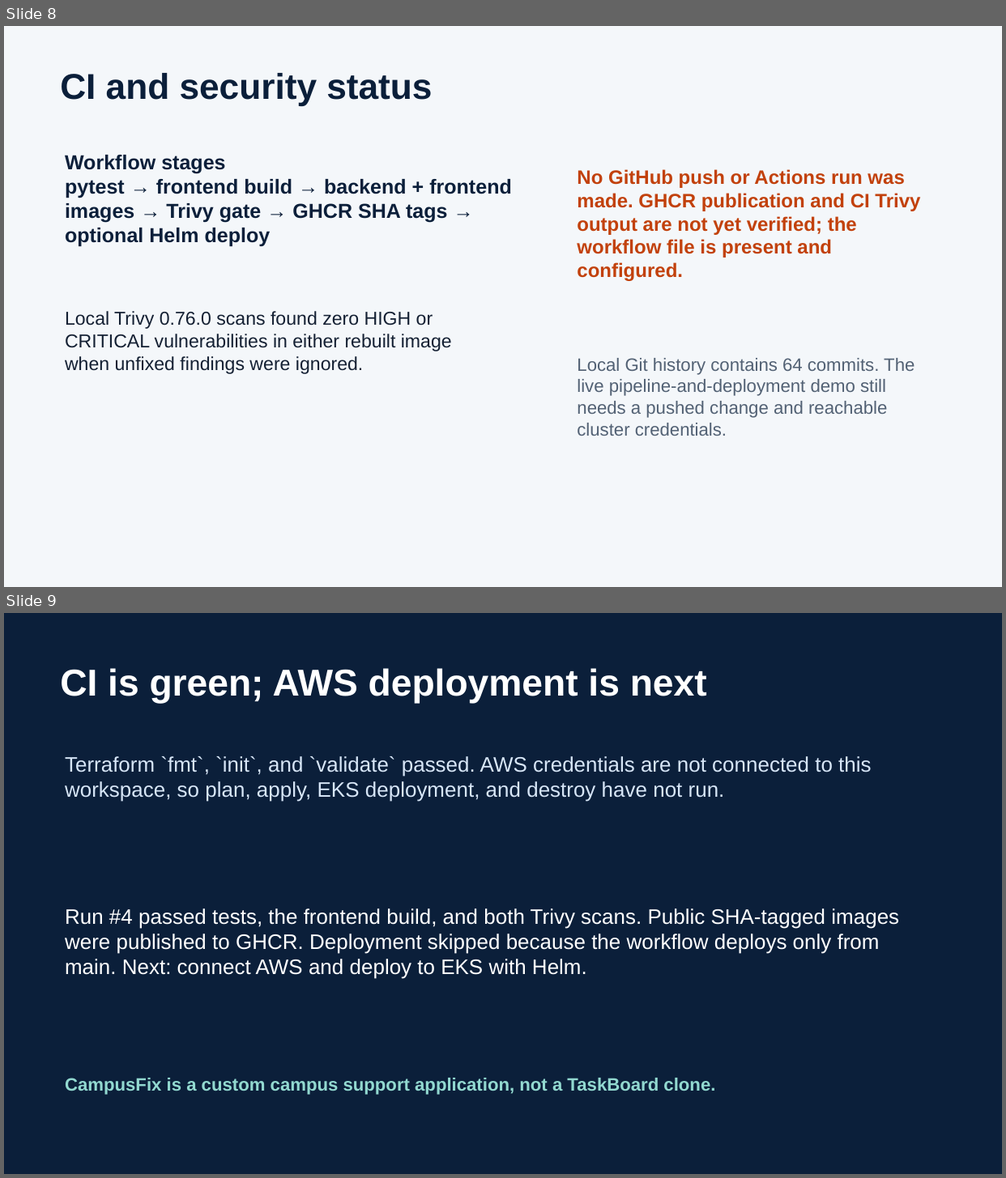
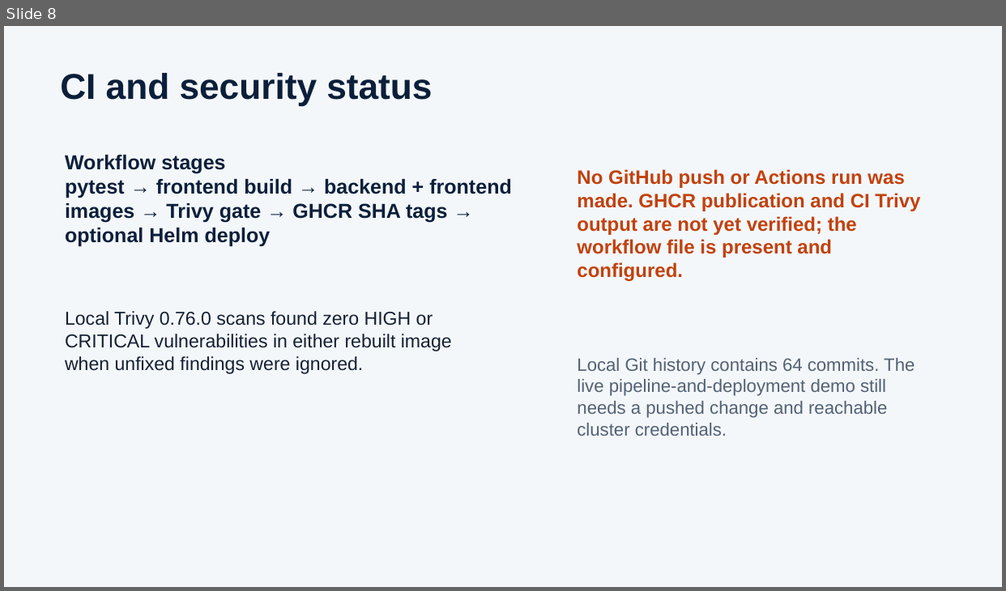
Before and after one commit to ShreeyaReddyL/devops-heros, a slide deck: session21-python/submission/CampusFix-Capstone-Deck.pptx. Shown one above the other, each under a label of ours: slides 8 and 9 before the commit, slide 8 after it. The pictures are 1006x1178 and 1006x591 pixels, drawn with LibreOffice and Linux fonts; fonts in the diff are those of the drawing. Boxes give left, top, right and bottom in pixels: in the first picture for what was removed or moved away, otherwise in the second. Text is boxed around its words. In the diff, an @@ line names an element or a change of style, - is before the commit and + after.

```diff
--- a/session21-python/submission/CampusFix-Capstone-Deck.pptx
+++ b/session21-python/submission/CampusFix-Capstone-Deck.pptx
@@ slide 9 removed at (4, 613, 1002, 1174), background #0B1F3A @@
@@ text removed at (60, 668, 707, 703) @@
-CI is green; AWS deployment is next
@@ text removed at (65, 756, 871, 802) @@
-Terraform `fmt`, `init`, and `validate` passed. AWS credentials are not connected to this workspace, so plan, apply, EKS deployment, and destroy have not run.
@@ text removed at (65, 909, 899, 979) @@
-Run #4 passed tests, the frontend build, and both Trivy scans. Public SHA-tagged images were published to GHCR. Deployment skipped because the workflow deploys only from main. Next: connect AWS and deploy to EKS with Helm.
@@ text removed at (65, 1078, 715, 1095) @@
-CampusFix is a custom campus support application, not a TaskBoard clone.
```
Also in this commit, not shown: 1 other file.
